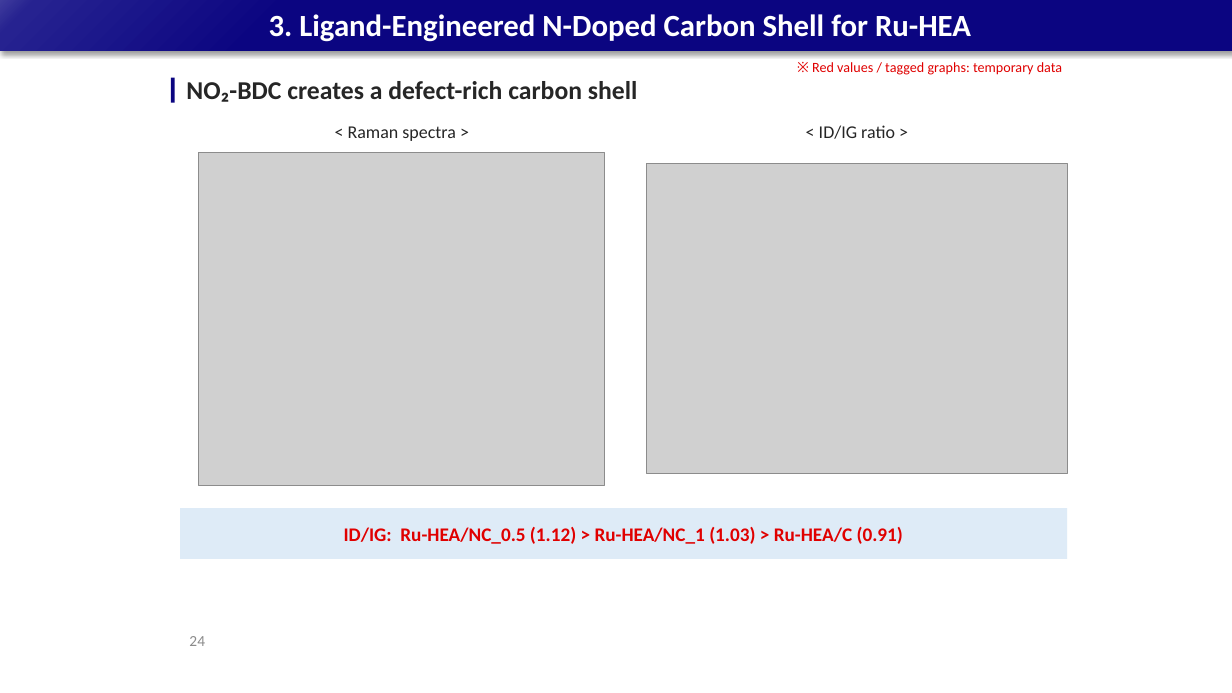
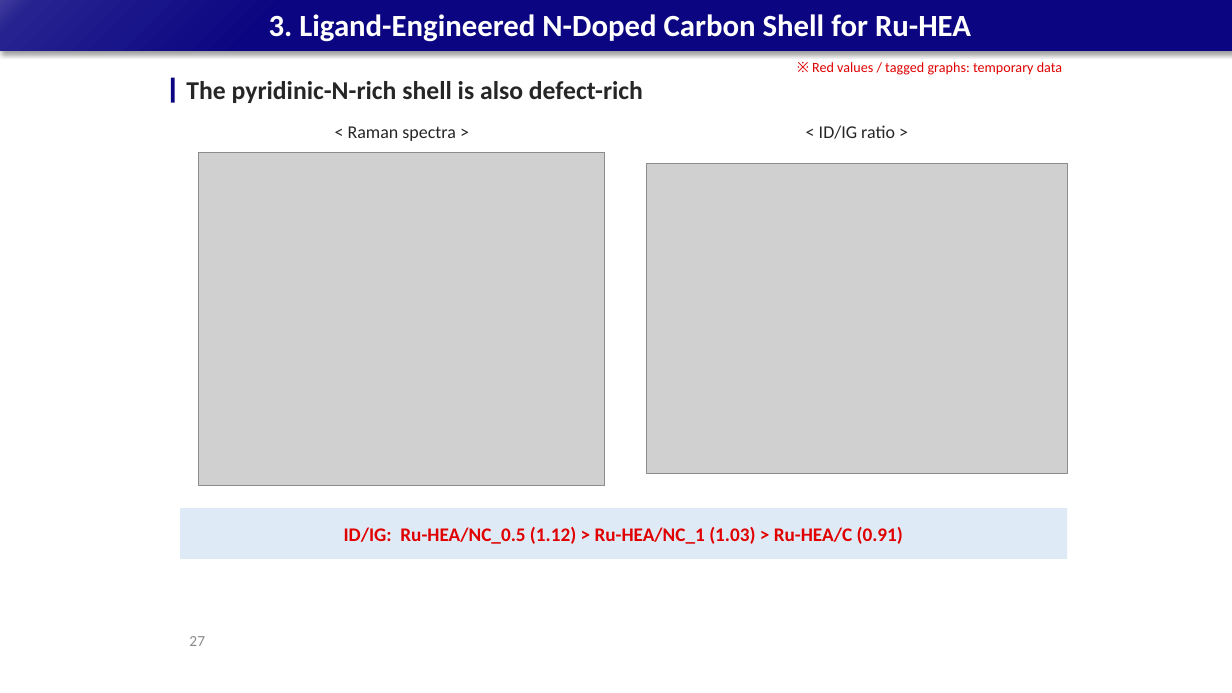
Before and after one commit to limsj0204/letter, a slide deck: slide 27 of 학위논문_디펜스_발표자료.pptx (slide 24 before the commit). Drawn at 1232x693 pixels with LibreOffice and Linux fonts; fonts in the diff are those of the drawing; grey boxes stand for pictures. Boxes give left, top, right and bottom in pixels: in the first picture for what was removed or moved away, otherwise in the second. Text is boxed around its words. In the diff, an @@ line names an element or a change of style, - is before the commit and + after.

```diff
--- a/학위논문_디펜스_발표자료.pptx
+++ b/학위논문_디펜스_발표자료.pptx
@@ text at <box>186,81,643,103</box>: text changed @@
-NO₂-BDC creates a defect-rich carbon shell
+The pyridinic-N-rich shell is also defect-rich
@@ page number at <box>189,636,205,646</box>: text changed @@
-24
+27
```
Also in this commit, not shown: 6 other slides changed, 2 slides added.
